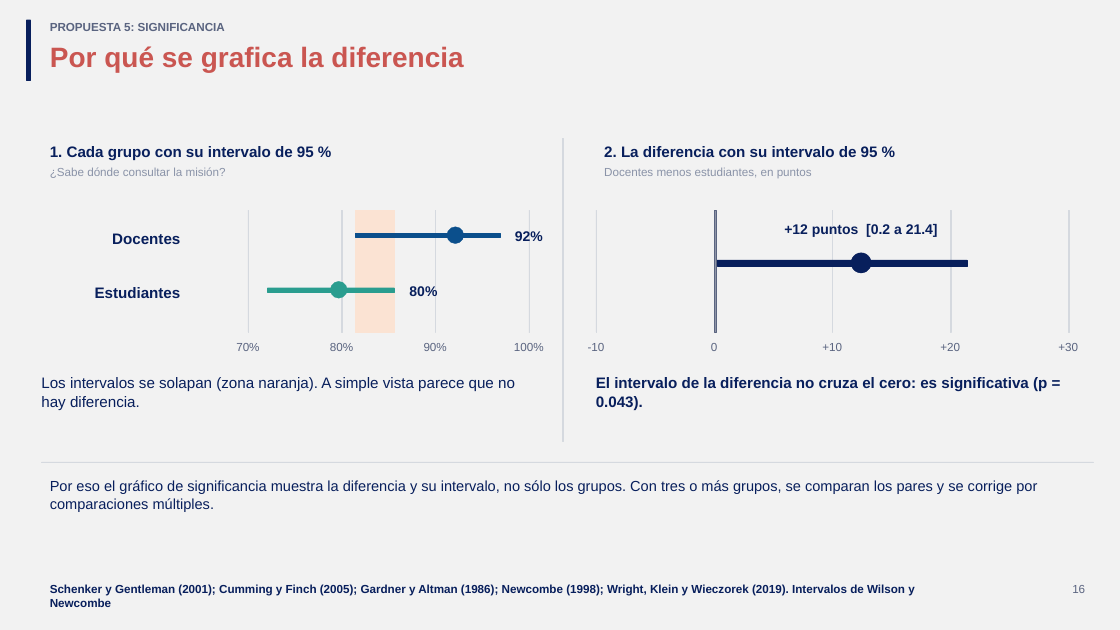
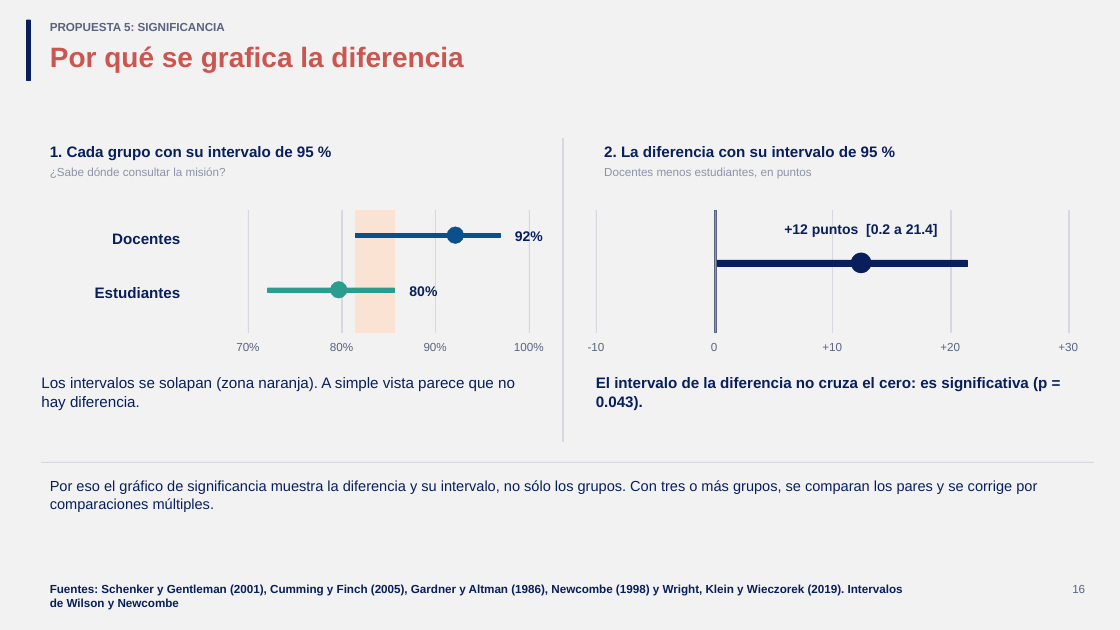
Before and after one commit to GonzaloAlmendariz/prosecnur-app, a slide deck: slide 16 of docs/qa/motor-ppt-2026-10-06/4-recetario/propuestas-rescatables.pptx. Drawn at 1120x630 pixels with LibreOffice and Linux fonts; fonts in the diff are those of the drawing; background and template pictures are left out. Boxes give left, top, right and bottom in pixels: in the first picture for what was removed or moved away, otherwise in the second. Text is boxed around its words. In the diff, an @@ line names an element or a change of style, - is before the commit and + after.

```diff
--- a/docs/qa/motor-ppt-2026-10-06/4-recetario/propuestas-rescatables.pptx
+++ b/docs/qa/motor-ppt-2026-10-06/4-recetario/propuestas-rescatables.pptx
@@ text at (50, 584, 903, 610): text changed @@
-Schenker y Gentleman (2001); Cumming y Finch (2005); Gardner y Altman (1986); Newcombe (1998); Wright, Klein y Wieczorek (2019). Intervalos de Wilson y Newcombe
+Fuentes: Schenker y Gentleman (2001), Cumming y Finch (2005), Gardner y Altman (1986), Newcombe (1998) y Wright, Klein y Wieczorek (2019). Intervalos de Wilson y Newcombe
```
Also in this commit, not shown: 1 other file.
